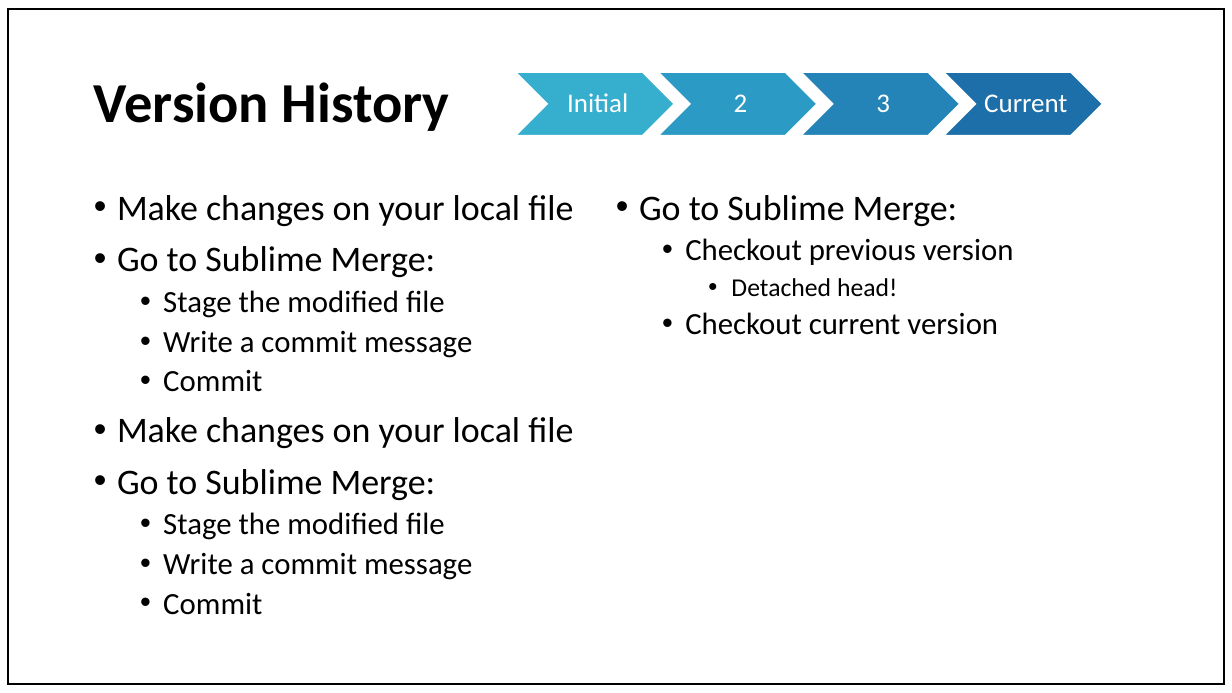
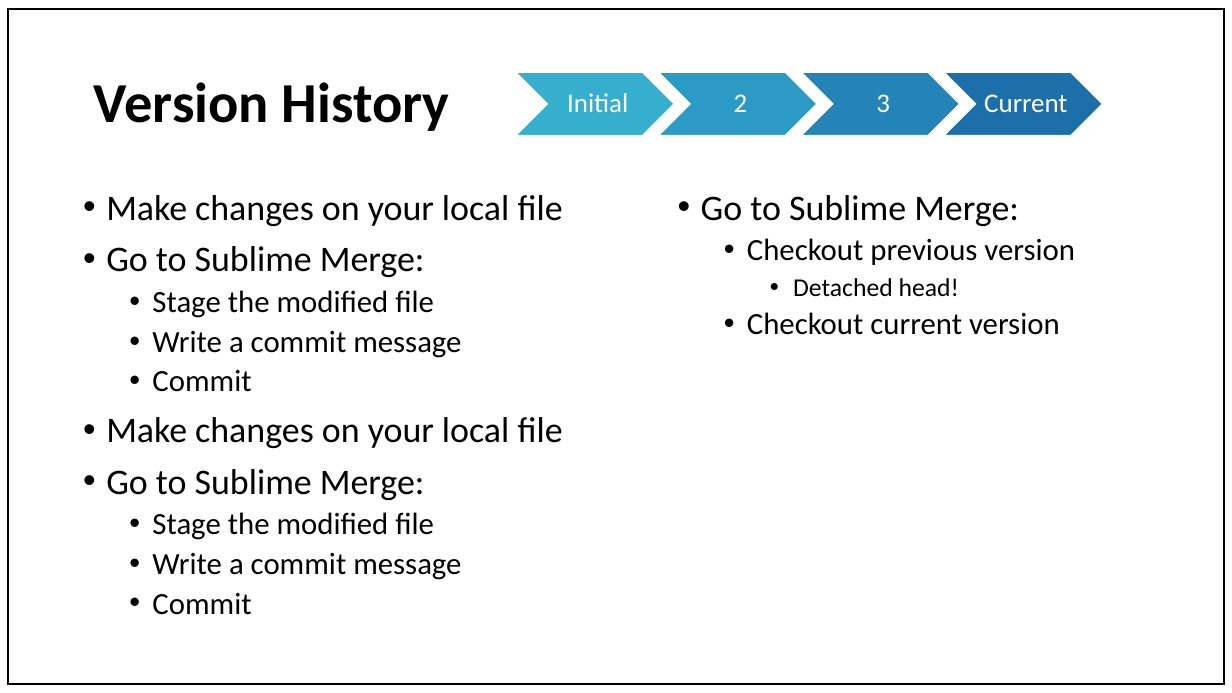
Before and after one commit to Hannarea/SIAM-Knights-Python-Workshops-2021-, a slide deck: slide 11 of Week 5/GitHub Presentation.pptx. Drawn at 1232x693 pixels with LibreOffice and Linux fonts; fonts in the diff are those of the drawing. Boxes give left, top, right and bottom in pixels: in the first picture for what was removed or moved away, otherwise in the second. Text is boxed around its words. In the diff, an @@ line names an element or a change of style, - is before the commit and + after.

```diff
--- a/Week 5/GitHub Presentation.pptx
+++ b/Week 5/GitHub Presentation.pptx
@@ text "Make changes on your local ..." rewrapped from [117,195,1014,615] to [106,195,1075,615] @@
```
Also in this commit, not shown: 4 other slides changed, 1 slide added, 1 slide removed, 1 other file.
